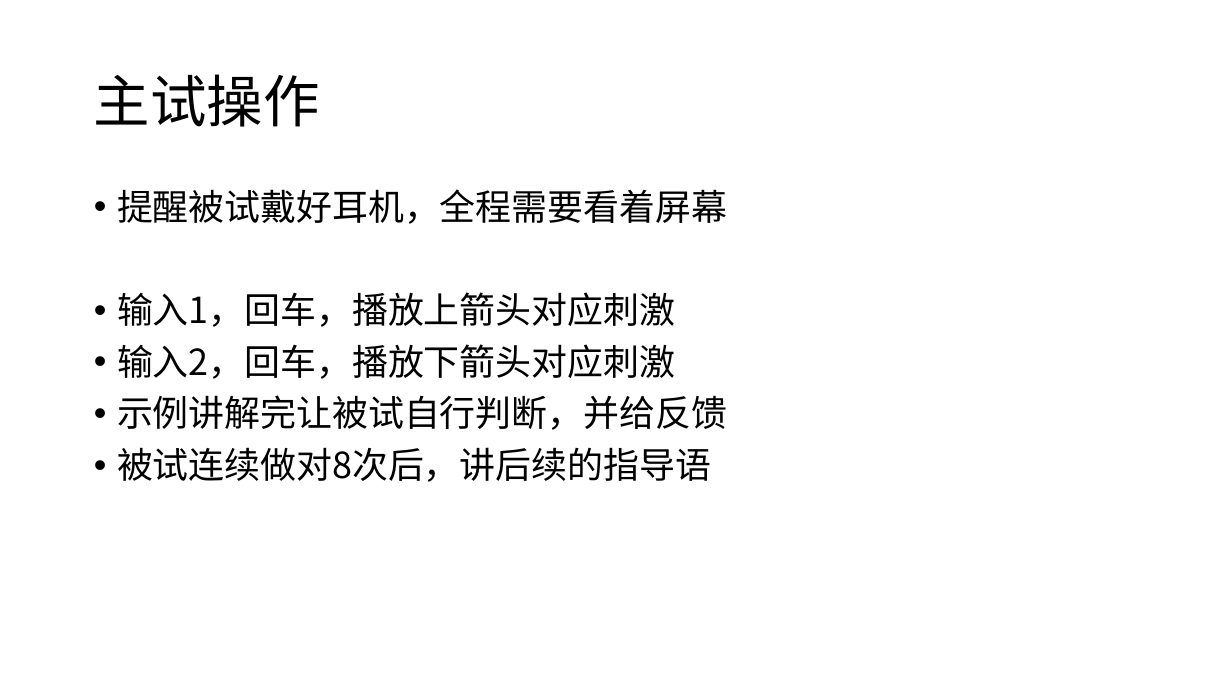
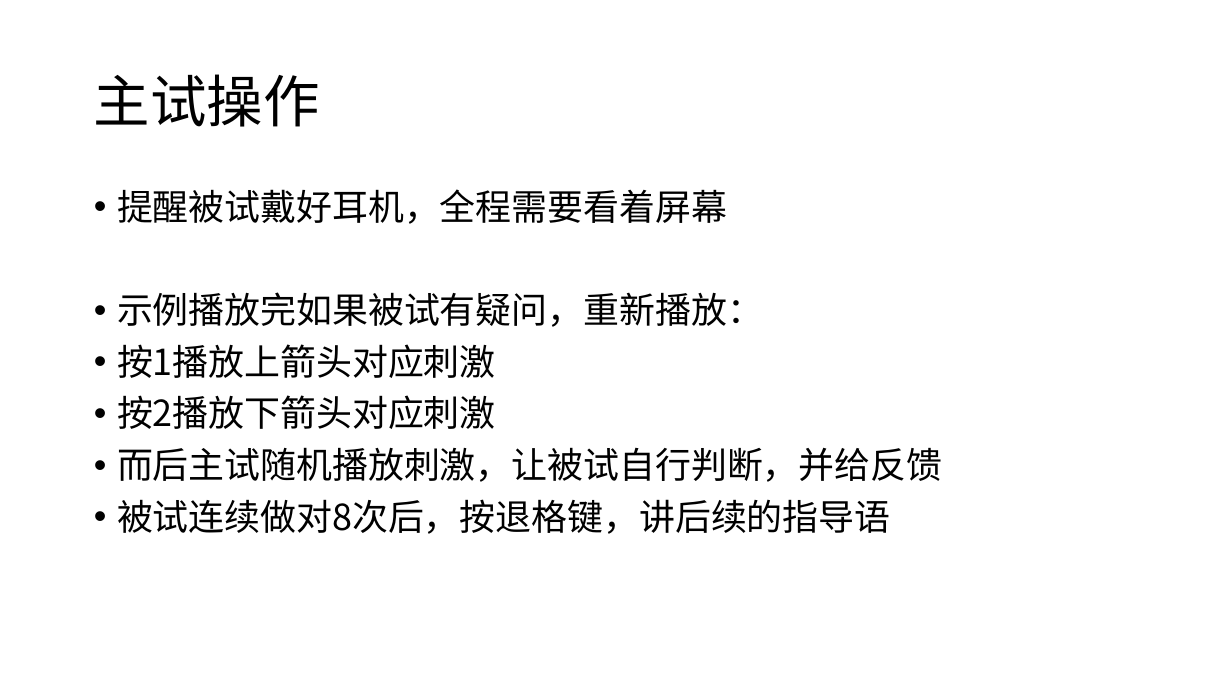
Before and after one commit to lyxose/RhythmicCue, a slide deck: slide 15 of Instructions/指导语.pptx (slide 13 before the commit). Drawn at 1232x693 pixels with LibreOffice and Linux fonts; fonts in the diff are those of the drawing. Boxes give left, top, right and bottom in pixels: in the first picture for what was removed or moved away, otherwise in the second. Text is boxed around its words. In the diff, an @@ line names an element or a change of style, - is before the commit and + after.

```diff
--- a/Instructions/指导语.pptx
+++ b/Instructions/指导语.pptx
@@ text at <box>117,292,942,534</box>: text changed @@
-• 输入1，回车，播放上箭头对应刺激
-• 输入2，回车，播放下箭头对应刺激
-• 示例讲解完让被试自行判断，并给反馈
-• 被试连续做对8次后，讲后续的指导语
+• 示例播放完如果被试有疑问，重新播放：
+• 按1播放上箭头对应刺激
+• 按2播放下箭头对应刺激
+• 而后主试随机播放刺激，让被试自行判断，并给反馈
+• 被试连续做对8次后，按退格键，讲后续的指导语
```
Also in this commit, not shown: 9 other slides changed, 9 slides added, 28 other files.
